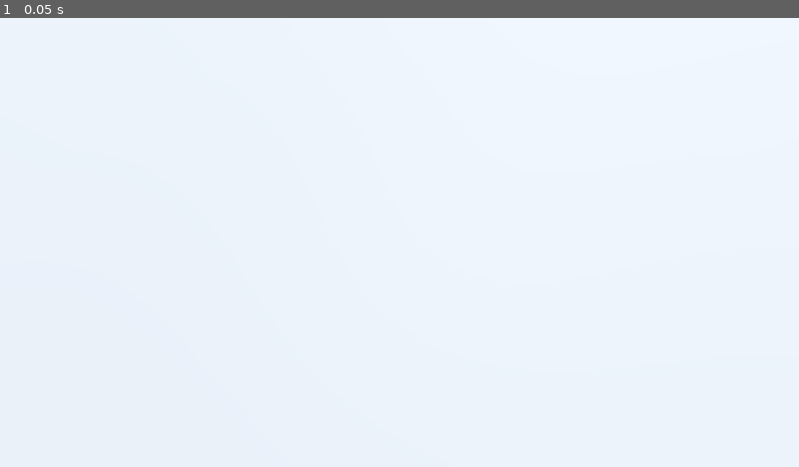
Above: before the commit, frame 1.
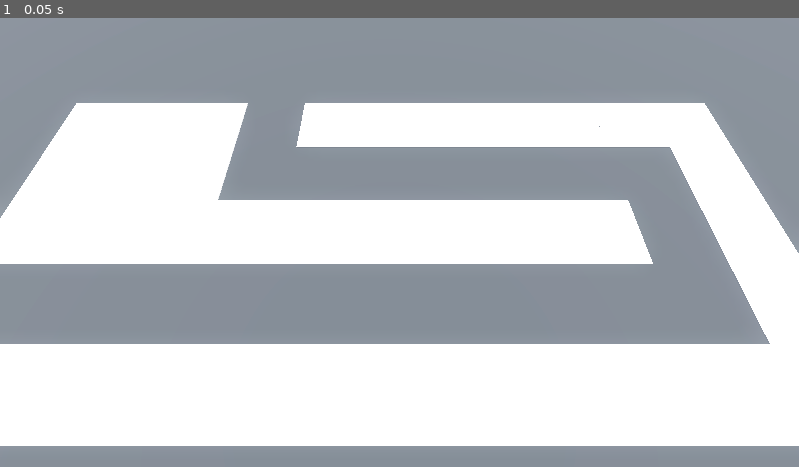
Above: after the commit, the same moment.

Repository: beltranbot/barbarian-blaster
Game: Godot game, scene res://BaseLevel.tscn
Two runs of this game, one before a commit and one after it. Both use one fixed random seed, a clock stepped at 60 frames per second and the inputs below. The project has no main scene, so this scene is started directly.
Inputs:
- Up to frame 1 (0.05 s): no input

The runs differ from the first frame. In frame 1, 52% of the frame differs, in the area x 0-100%, y 0-100%.

Commit message:
3.4 using the gridmap

Diff:
--- a/BaseLevel.tscn
+++ b/BaseLevel.tscn
@@ -15,6 +15,9 @@
 tonemap_mode = 2
 glow_enabled = true
 
+[sub_resource type="StandardMaterial3D" id="StandardMaterial3D_bwg6w"]
+albedo_color = Color(0.266667, 0.266667, 0.266667, 1)
+
 [node name="BaseLevel" type="Node3D"]
 
 [node name="WorldEnvironment" type="WorldEnvironment" parent="."]
@@ -27,9 +30,15 @@
 [node name="CSGBox3D" type="CSGBox3D" parent="."]
 transform = Transform3D(1, 0, 0, 0, 1, 0, 0, 0, 1, 0, -1, 0)
 size = Vector3(100, 2, 100)
+material = SubResource("StandardMaterial3D_bwg6w")
 
 [node name="Camera3D" type="Camera3D" parent="."]
-transform = Transform3D(1, 0, 0, 0, 0.422618, 0.906308, 0, -0.906308, 0.422618, 0, 14.5, 9.5)
+transform = Transform3D(1, 0, 0, 0, 0.422618, 0.906308, 0, -0.906308, 0.422618, -1.371, 14.5, 9.5)
 
 [node name="GridMap" type="GridMap" parent="."]
 mesh_library = ExtResource("1_8oufs")
+cell_size = Vector3(4, 4, 4)
+cell_center_y = false
+data = {
+"cells": PackedInt32Array(65535, 65534, 0, 65530, 65535, 0, 4, 65535, 0, 65530, 65534, 0, 65531, 65534, 0, 65532, 65534, 0, 65534, 65534, 0, 0, 65534, 0, 1, 65534, 0, 2, 65534, 0, 3, 65534, 0, 4, 65534, 0, 4, 0, 0, 4, 1, 0, 4, 2, 0, 65530, 2, 0, 65531, 2, 0, 65532, 2, 0, 65533, 2, 0, 65534, 2, 0, 65535, 2, 0, 0, 2, 0, 1, 2, 0, 2, 2, 0, 3, 2, 0, 65530, 0, 0, 65531, 65535, 0, 65531, 0, 0, 65532, 0, 0, 65532, 65535, 0, 65533, 0, 0, 65534, 0, 0, 65535, 0, 0, 0, 0, 0, 1, 0, 0, 2, 0, 0)
+}
Not shown: 1 places in BaseLevel.tscn that only renumber resources
